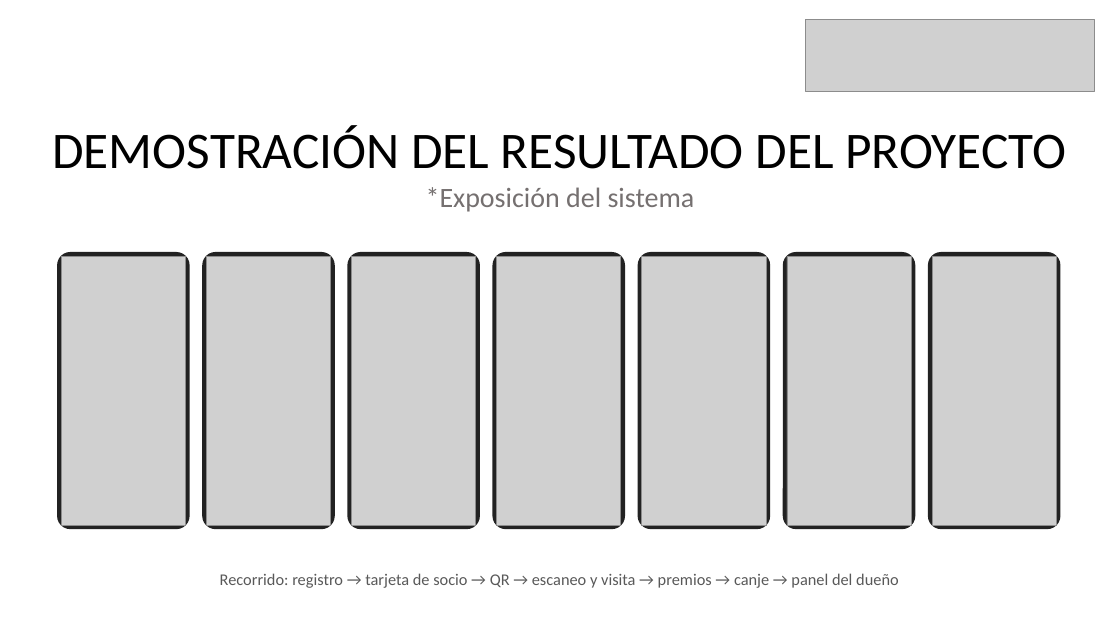
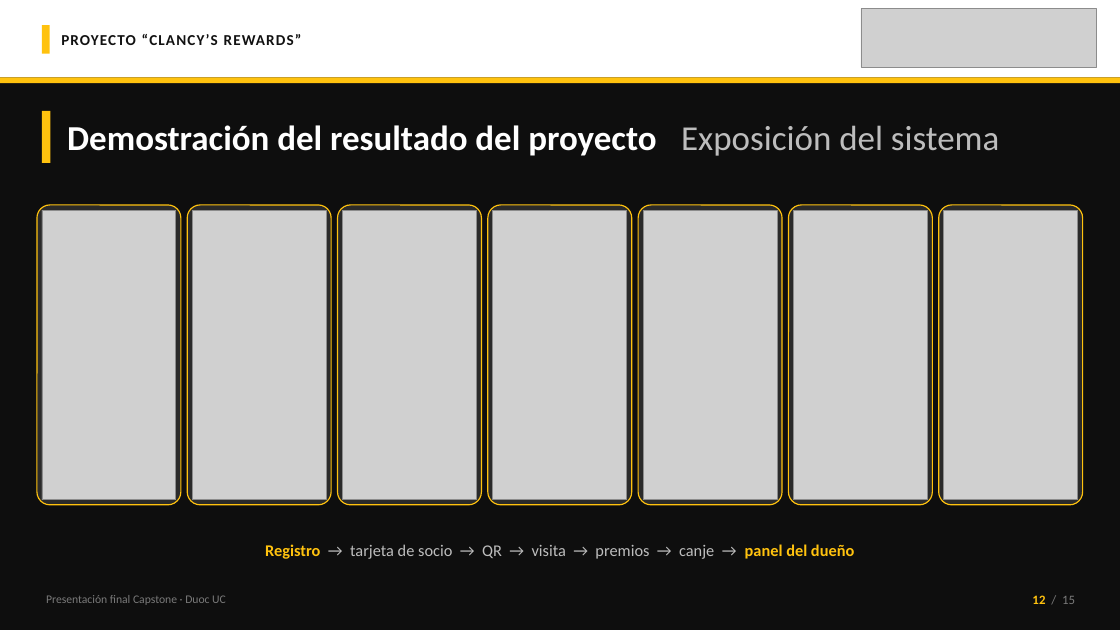
Before and after one commit to 44ndy/clancys-rewards, a slide deck: slide 12 of Fase 3/Evidencias Proyecto/Presentación Final Proyecto.pptx. Drawn at 1120x630 pixels with LibreOffice and Linux fonts; fonts in the diff are those of the drawing; grey boxes stand for pictures. Boxes give left, top, right and bottom in pixels: in the first picture for what was removed or moved away, otherwise in the second. Text is boxed around its words. In the diff, an @@ line names an element or a change of style, - is before the commit and + after.

```diff
--- a/Fase 3/Evidencias Proyecto/Presentación Final Proyecto.pptx
+++ b/Fase 3/Evidencias Proyecto/Presentación Final Proyecto.pptx
@@ background #FFFFFF to #0E0E0E @@
@@ rectangle added at [0, 0, 1120, 77], fill #FFFFFF @@
@@ rectangle added at [42, 25, 50, 54], fill #FFC20E @@
@@ picture: place and size @@
-picture at [806, 19, 1095, 92]
+picture at [861, 8, 1096, 67]
@@ text added at [61, 34, 302, 45], 13 pt, text #111111, bold @@
+PROYECTO “CLANCY’S REWARDS”
@@ rectangle added at [0, 77, 1120, 83], fill #FFC20E @@
@@ rectangle added at [42, 111, 50, 163], fill #FFC20E @@
@@ text "Demostración del resultado del proyecto ..." at [67, 125, 999, 156]: vertical alignment top to middle @@
@@ text at [67, 125, 999, 156]: text changed; size 44 to 30 pt; text colour #000000 to #FFFFFF; bold on @@
-DEMOSTRACIÓN DEL RESULTADO DEL PROYECTO
-*Exposición del sistema
+Demostración del resultado del proyecto Exposición del sistema
@@ rounded rectangle: place and size @@
-rounded rectangle at [57, 252, 190, 529]
+rounded rectangle at [37, 205, 181, 505]
@@ rounded rectangle: place and size @@
-rounded rectangle at [202, 252, 335, 529]
+rounded rectangle at [187, 205, 331, 505]
@@ rounded rectangle: place and size @@
-rounded rectangle at [348, 252, 481, 529]
+rounded rectangle at [338, 205, 481, 505]
@@ rounded rectangle: place and size @@
-rounded rectangle at [492, 252, 625, 529]
+rounded rectangle at [488, 205, 632, 505]
@@ rounded rectangle: place and size @@
-rounded rectangle at [638, 252, 770, 529]
+rounded rectangle at [639, 205, 782, 505]
@@ rounded rectangle: place and size @@
-rounded rectangle at [783, 252, 916, 529]
+rounded rectangle at [789, 205, 933, 505]
@@ fill #222222 to #2A2A2A; outline none to #FFC20E 1 pt; proportions changed in 7 elements at [488, 205, 632, 505], [338, 205, 481, 505], [639, 205, 782, 505], [187, 205, 331, 505], [789, 205, 933, 505], [37, 205, 181, 505], [939, 205, 1083, 505] @@
@@ rounded rectangle: place and size @@
-rounded rectangle at [928, 252, 1061, 529]
+rounded rectangle at [939, 205, 1083, 505]
@@ picture: place and size @@
-picture at [61, 256, 186, 525]
+picture at [42, 210, 176, 500]
@@ picture: place and size @@
-picture at [207, 256, 331, 525]
+picture at [192, 210, 326, 500]
@@ picture: place and size @@
-picture at [352, 256, 476, 525]
+picture at [343, 210, 476, 500]
@@ picture: place and size @@
-picture at [497, 256, 621, 525]
+picture at [493, 210, 627, 500]
@@ picture: place and size @@
-picture at [642, 256, 766, 525]
+picture at [644, 210, 777, 500]
@@ picture: place and size @@
-picture at [787, 256, 912, 525]
+picture at [794, 210, 928, 500]
@@ picture: place and size @@
-picture at [933, 256, 1057, 525]
+picture at [944, 210, 1078, 500]
@@ text at [265, 544, 854, 559]: text changed; text colour #595959 to #BDBDBD @@
-Recorrido: registro → tarjeta de socio → QR → escaneo y visita → premios → canje → panel del dueño
+Registro → tarjeta de socio → QR → visita → premios → canje → panel del dueño
@@ text added at [46, 595, 226, 605], 10 pt, text #7A7A7A @@
+Presentación final Capstone · Duoc UC
@@ text added at [1032, 595, 1075, 604], 11 pt, text #7A7A7A @@
+12 / 15
```
Also in this commit, not shown: 14 other slides changed.
